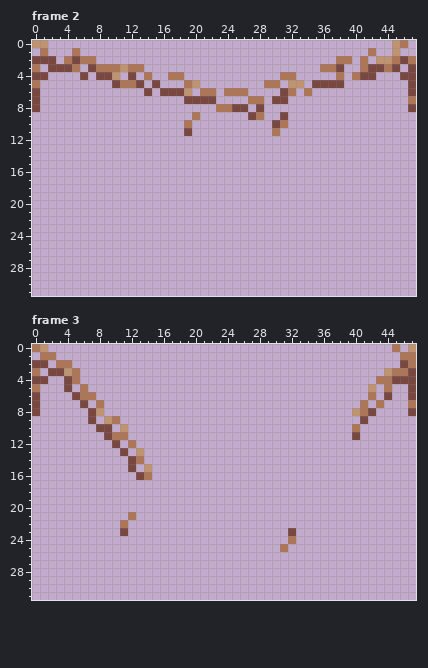
Pixel-art file: PhotographersHike/Assets/Art/Interactables/BreakablePlatform.aseprite. Above, as it was before the edit.
48x32 pixels, 6 frames. Shown: frame 2, frame 3. The commit also changed other frames, which this record leaves out.
And afterwards:
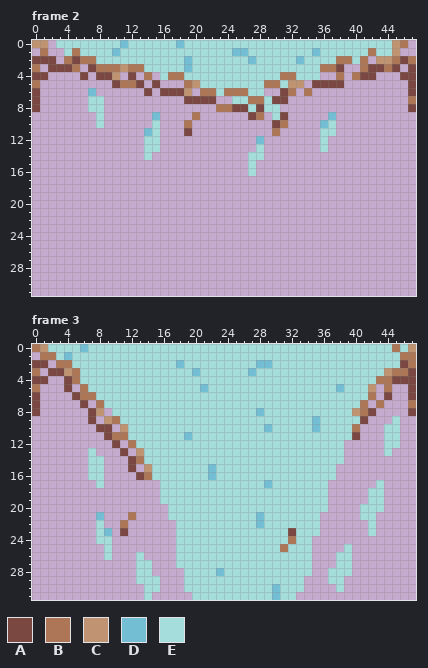
Palette (. is transparent): A #7a4841  B #ad7757  C #c09473  D #73bed3  E #a4dddb
Change:
layer "Layer 2" added
Frame 2, layer "Layer 2":
y 0: x 3..44 .......................................... -> EEEEEEEEDEEEEEEDEEEEEEEEEEEEEEEEEEEEEEEEEE
y 1: x 4 . -> E; x 6..41 .................................... -> EEEEDEEEEEEEEEEEEEEDDEEEEEEEEDEEEEEE; x 43..44 .. -> EE
y 2: x 8..37 .............................. -> EEEEEEEEEEEDEEEEEEEDEEEEEDEEEE; x 40 . -> E
y 3: x 14..35 ...................... -> EEEEEDEEEEEEEEEEEEEEEE
y 4: x 16 . -> E; x 19..30 ............ -> EEEEEEEEEEEE; x 33..35 ... -> EEE
y 5: x 21..28 ........ -> EEEEEEEE; x 31 . -> E
y 6: x 7 . -> D; x 23 . -> E; x 27..28 .. -> EE
y 7: x 7..8 .. -> EE; x 25..26 .. -> EE; x 29 . -> E
y 8: x 7..8 .. -> EE; x 27 . -> E; x 29..30 .. -> EE
y 9: x 8 . -> E; x 15 . -> D; x 30 . -> E; x 37 . -> D
y 10: x 8 . -> E; x 15 . -> E; x 36..37 .. -> DE
y 11: x 14..15 .. -> DE; x 36..37 .. -> EE
y 12: x 14..15 .. -> EE; x 28 . -> D; x 36 . -> E
y 13: x 14..15 .. -> EE; x 28 . -> E; x 36 . -> E
y 14: x 14 . -> E; x 27..28 .. -> EE
y 15..16: x 27 . -> E
Frame 3, layer "Layer 2":
y 0: x 2..44 ........................................... -> EEEEDEEEEEEEEEEEEEEEEEEEEEEEEEEEEEEEEEEEEEE; x 46 . -> E
y 1: x 3..45 ........................................... -> EDEEEEEEEEEEEEEEEEEEEEEEEEEEEEEEEEEEEEEEEEE
y 2: x 5..45 ......................................... -> EEEEEEEEEEEEEDEEEEEEEEEDDEEEEEEEEEEEEEEEE
y 3: x 6..43 ...................................... -> EEEEEEEEEEEEEEDEEEEEEDEEEEEEEEEEEEEEEE
y 4: x 6..42 ..................................... -> EEEEEEEEEEEEEEEEEEEEEEEEEEEEEEEEEEEEE
y 5: x 7..41 ................................... -> EEEEEEEEEEEEEEDEEEEEEEEEEEEEEEEDEEE
y 6: x 8..41 .................................. -> EEEEEEEEEEEEEEEEEEEEEEEEEEEEEEEEEE
y 7: x 9..40 ................................ -> EEEEEEEEEEEEEEEEEEEEEEEEEEEEEEEE
y 8: x 10..39 .............................. -> EEEEEEEEEEEEEEEEEEDEEEEEEEEEEE
y 9: x 11..40 .............................. -> EEEEEEEEEEEEEEEEEEEEEEEEDEEEEE; x 45 . -> E
y 10: x 12..39 ............................ -> EEEEEEEEEEEEEEEEEDEEEEEDEEEE; x 44..45 .. -> EE
y 11: x 12..39 ............................ -> EEEEEEEDEEEEEEEEEEEEEEEEEEEE; x 44..45 .. -> EE
y 12: x 13..38 .......................... -> EEEEEEEEEEEEEEEEEEEEEEEEEE; x 44..45 .. -> EE
y 13: x 7 . -> E; x 14..38 ......................... -> EEEEEEEEEEEEEEEEEEEEEEEEE; x 44 . -> E
y 14: x 7..8 .. -> EE; x 14..38 ......................... -> EEEEEEEEEEEEEEEEEEEEEEEEE
y 15..16: x 7..8 .. -> EE; x 15..37 ....................... -> EEEEEEEDEEEEEEEEEEEEEEE
y 17: x 8 . -> E; x 16..36 ..................... -> EEEEEEEEEEEEEDEEEEEEE; x 43 . -> E
y 18..19: x 16..36 ..................... -> EEEEEEEEEEEEEEEEEEEEE; x 42..43 .. -> EE
y 20: x 17..36 .................... -> EEEEEEEEEEEEEEEEEEEE; x 41..43 ... -> EEE
y 21: x 8 . -> D; x 17..35 ................... -> EEEEEEEEEEEDEEEEEEE; x 41..42 .. -> EE
y 22: x 8 . -> E; x 18..35 .................. -> EEEEEEEEEEDEEEEEEE; x 42 . -> E
y 23: x 8..9 .. -> ED; x 18..31 .............. -> EEEEEEEEEEEEEE; x 33..35 ... -> EEE; x 42 . -> E
y 24: x 8..9 .. -> EE; x 18..31 .............. -> EEEEEEEEEEEEEE; x 33..34 .. -> EE
y 25: x 9 . -> E; x 18..30 ............. -> EEEEEEEEEEEEE; x 32..34 ... -> EEE; x 39 . -> E
y 26: x 9 . -> E; x 13 . -> E; x 18..34 ................. -> EEEEEEEEEEEEEEEEE; x 38..39 .. -> EE
y 27: x 13..14 .. -> EE; x 18..34 ................. -> EEEEEEEEEEEEEEEEE; x 38..39 .. -> EE
y 28: x 13..14 .. -> EE; x 19..34 ................ -> EEEEDEEEEEEEEEEE; x 37..39 ... -> EEE
y 29: x 13..15 ... -> EEE; x 19..33 ............... -> EEEEEEEEEEEEEEE; x 37..38 .. -> EE
y 30: x 14..15 .. -> EE; x 19..33 ............... -> EEEEEEEEEEEDEEE; x 38 . -> E
y 31: x 14 . -> E; x 20..32 ............. -> EEEEEEEEEEDEE
Changed places in both pictures, as pixel boxes (x1, y1, x2, y2):
added: (56, 40, 392, 176)
added: (48, 344, 408, 600)
